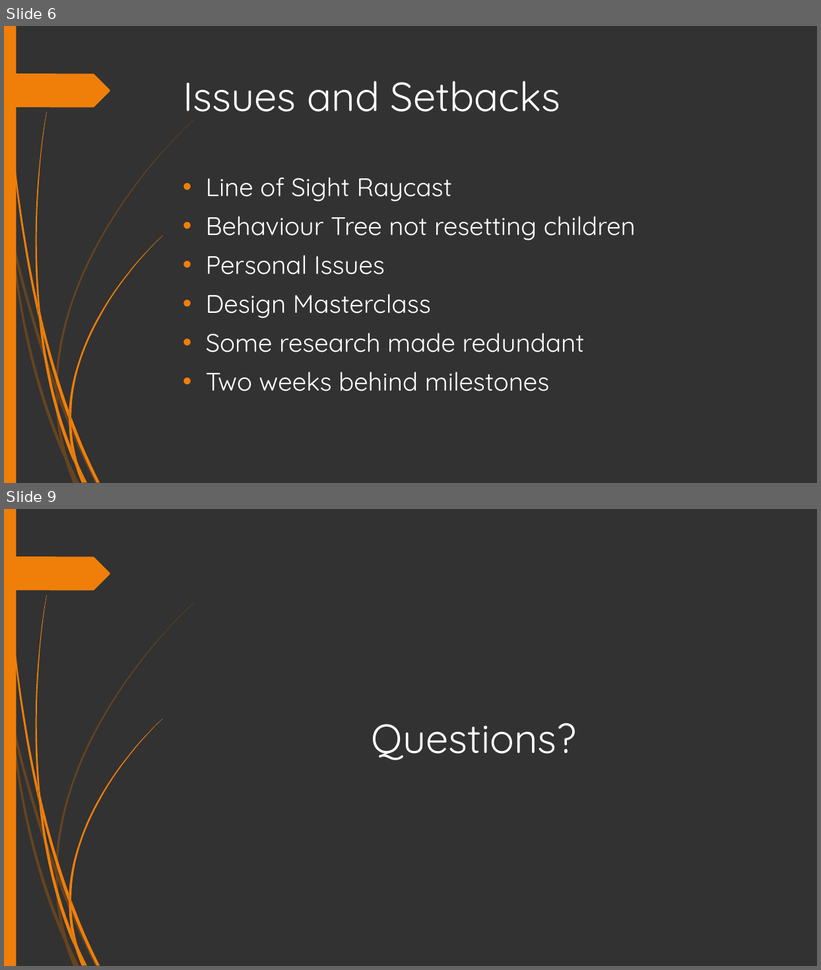
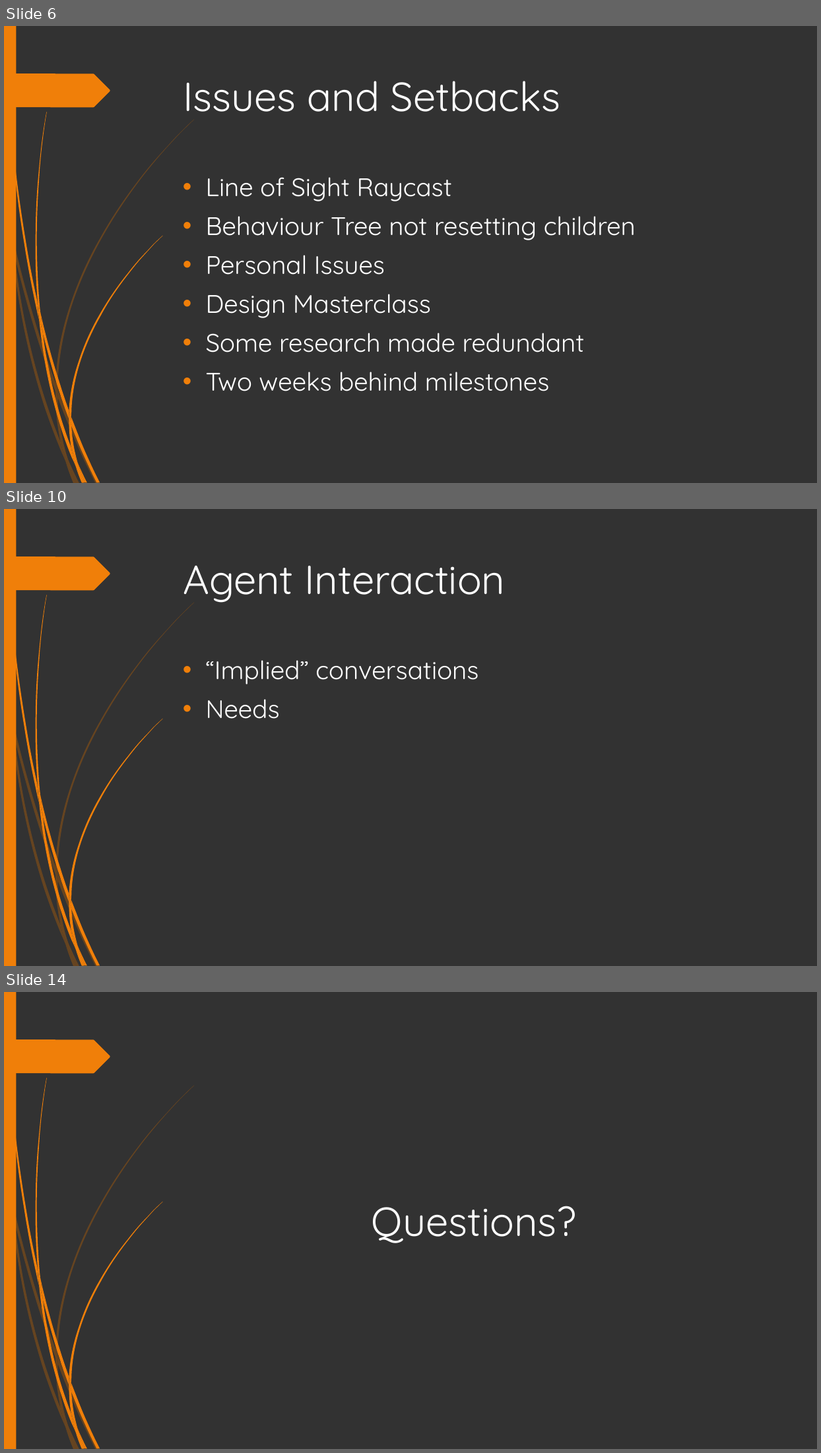
Before and after one commit to HenryWilliam95/AI_FINAL_PROJECT, a slide deck: Documents/Presentation-1.pptx. Shown one above the other, each under a label of ours: slides 6 and 9 before the commit, slides 6, 10 and 14 after it; the slides between them are not shown. The pictures are 821x970 and 821x1453 pixels, drawn with LibreOffice and Linux fonts; fonts in the diff are those of the drawing. Boxes give left, top, right and bottom in pixels: in the first picture for what was removed or moved away, otherwise in the second. Text is boxed around its words. In the diff, an @@ line names an element or a change of style, - is before the commit and + after.

```diff
--- a/Documents/Presentation-1.pptx
+++ b/Documents/Presentation-1.pptx
@@ slide 10 added at (4,509,817,966), background #323232; not listed: 24 template elements that a slide beside it also shows @@
@@ title added at (183,565,506,603), 48 pt, text #FFFFFF @@
+Agent Interaction
@@ text added at (206,660,479,719), 30 pt, text #FFFFFF @@
+• “Implied” conversations
+• Needs
@@ what was slide 9 is now slide 14 @@
```
Also in this commit, not shown: 3 slides changed, 4 other slides added.
